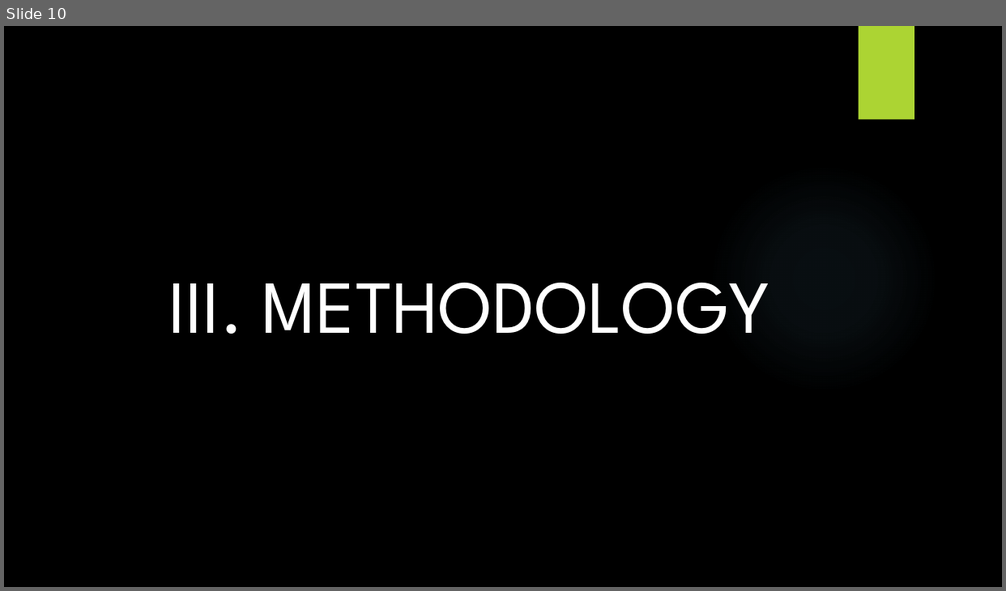
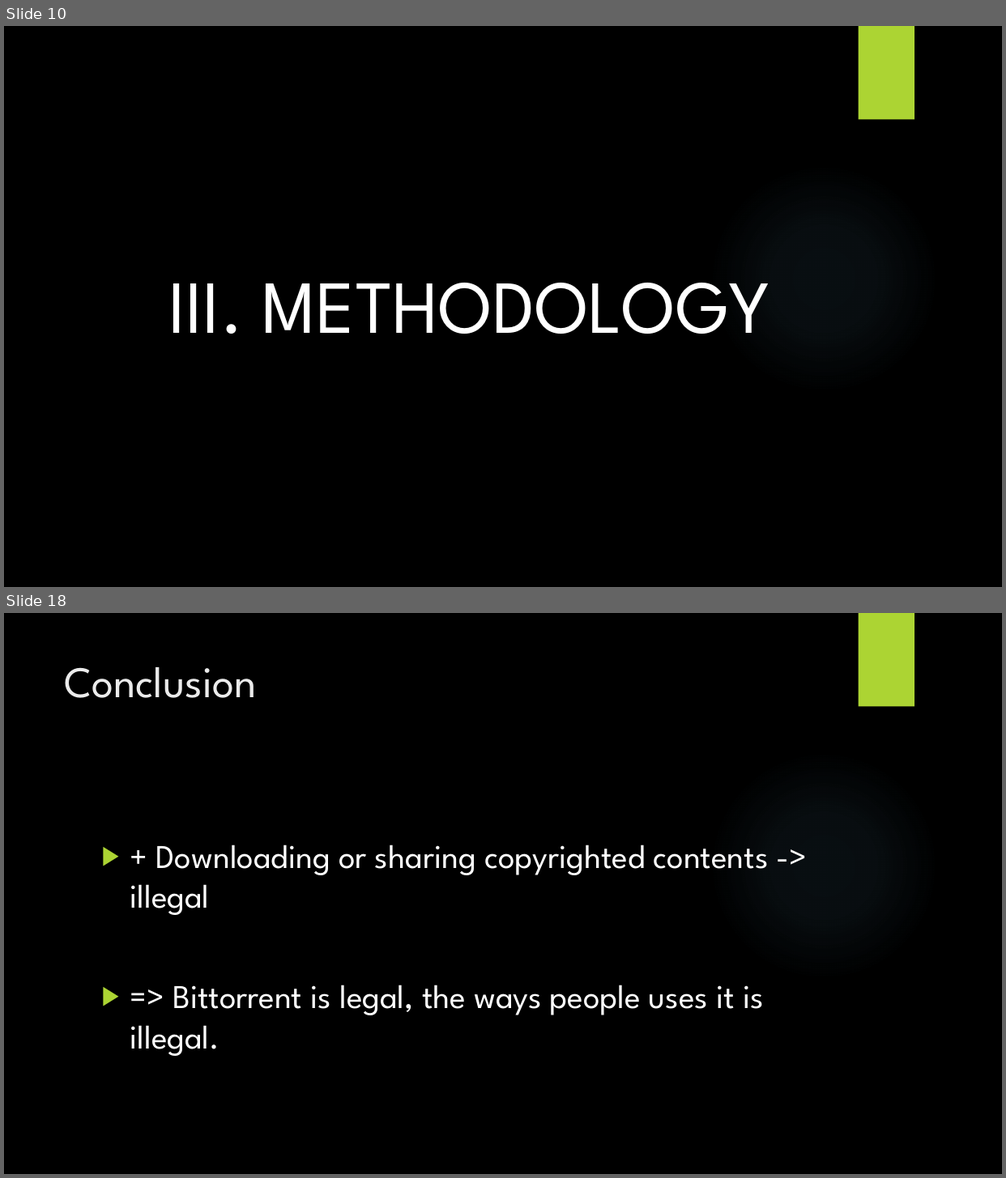
Before and after one commit to ttpro1995/ethics_final_latex, a slide deck: 1351040_1351030.pptx. Shown one above the other, each under a label of ours: slide 10 before the commit, slides 10 and 18 after it; the slides between them are not shown. The pictures are 1006x591 and 1006x1178 pixels, drawn with LibreOffice and Linux fonts; fonts in the diff are those of the drawing; background and template pictures are left out. Boxes give left, top, right and bottom in pixels: in the first picture for what was removed or moved away, otherwise in the second. Text is boxed around its words. In the diff, an @@ line names an element or a change of style, - is before the commit and + after.

```diff
--- a/1351040_1351030.pptx
+++ b/1351040_1351030.pptx
@@ slide 18 added at [4,613,1002,1174], background picture (left out); not listed: 2 template elements that a slide beside it also shows @@
@@ title added at [65,667,257,698], 42 pt, text #EBEBEB @@
+Conclusion
@@ text added at [130,845,769,1056], 32 pt, text #FFFFFF @@
+▶ + Downloading or sharing copyrighted contents -> illegal
+▶ => Bittorrent is legal, the ways people uses it is illegal.
```
Also in this commit, not shown: 9 slides changed, 2 other slides added, 2 slides removed, 3 other files.
